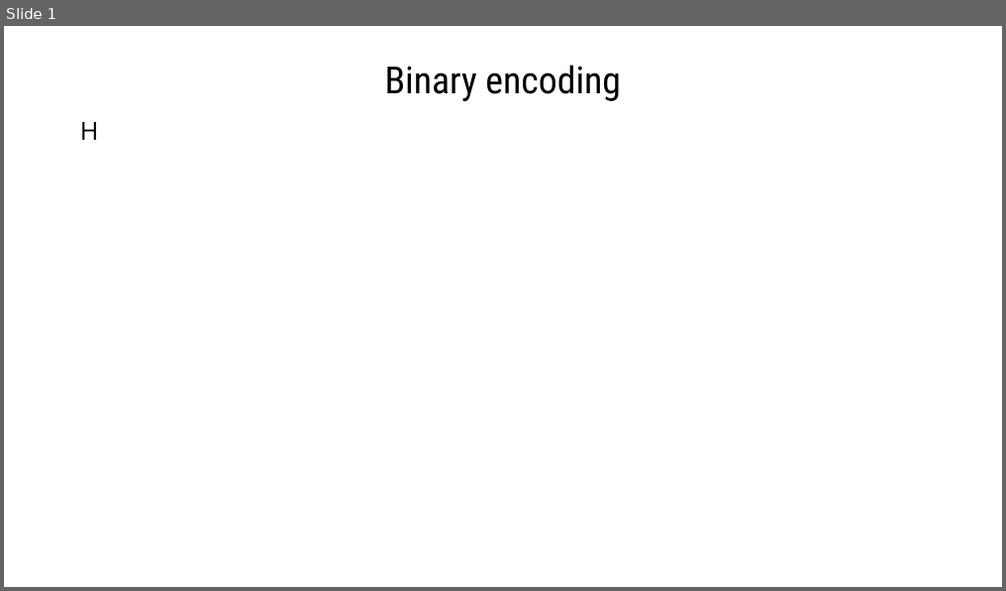
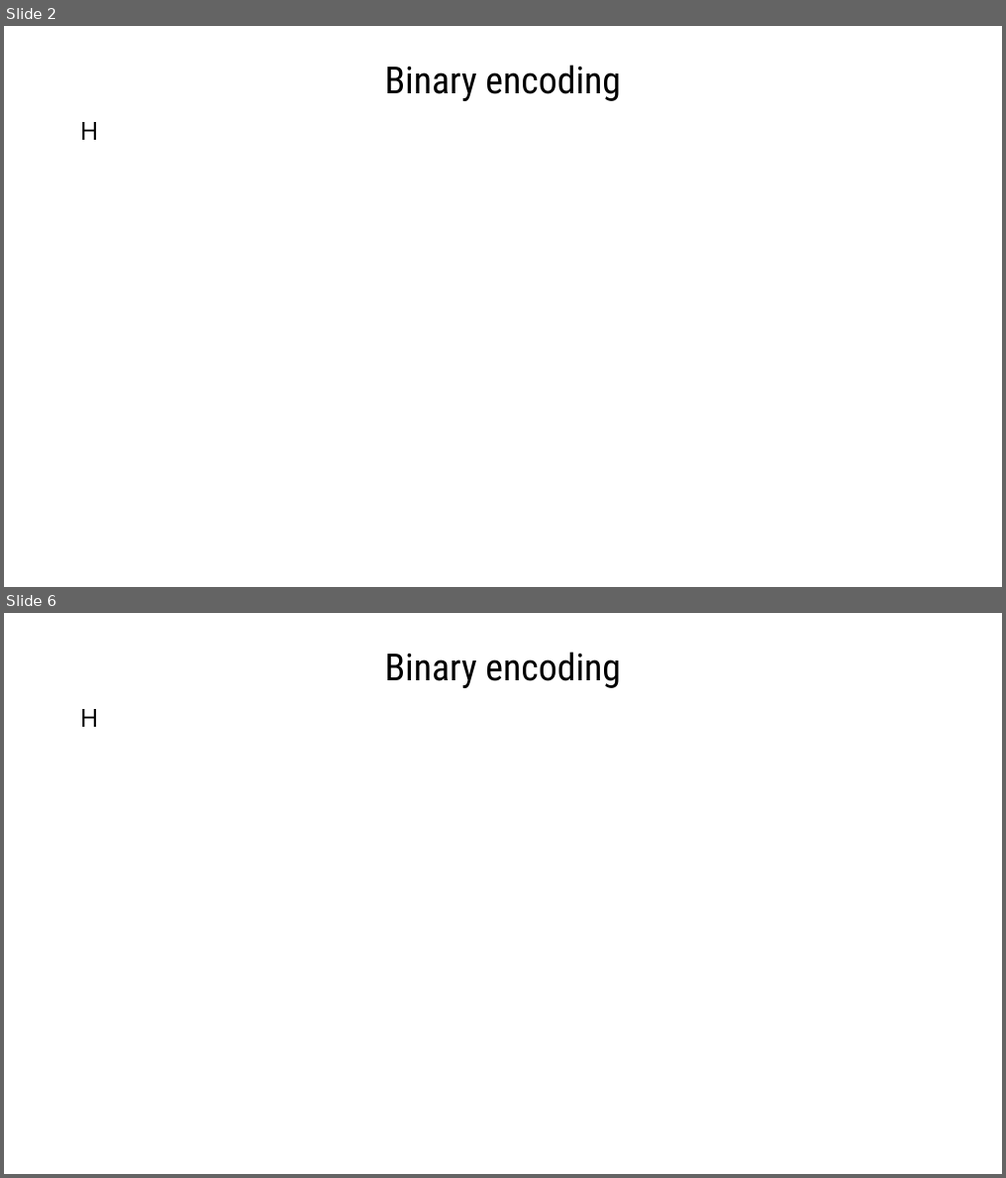
Before and after one commit to gmrr40058/data-science-ml-python-ostad, a slide deck: My Note and Practice/Text to Numerical Data Conversion/Categorical(Text to Numeric) data conversion-CTtN/Nominal Data/CTNtN2. Binary Encoding/Binary Encoding.pptx. Shown one above the other, each under a label of ours: slide 1 before the commit, slides 2 and 6 after it; the slides between them are not shown. The pictures are 1006x591 and 1006x1178 pixels, drawn with LibreOffice and Linux fonts; fonts in the diff are those of the drawing. Boxes give left, top, right and bottom in pixels: in the first picture for what was removed or moved away, otherwise in the second. Text is boxed around its words. In the diff, an @@ line names an element or a change of style, - is before the commit and + after.

```diff
--- a/My Note and Practice/Text to Numerical Data Conversion/Categorical(Text to Numeric) data conversion-CTtN/Nominal Data/CTNtN2. Binary Encoding/Binary Encoding.pptx
+++ b/My Note and Practice/Text to Numerical Data Conversion/Categorical(Text to Numeric) data conversion-CTtN/Nominal Data/CTNtN2. Binary Encoding/Binary Encoding.pptx
@@ slide 6 added at <box>4,613,1002,1174</box>, background #FFFFFF @@
@@ title added at <box>385,652,621,688</box>, 36 pt, text #000000 @@
+Binary encoding
@@ text added at <box>80,709,99,727</box>, 24 pt, text #000000 @@
+H
@@ what was slide 1 is now slide 2 @@
```
Also in this commit, not shown: 10 other slides added, 6 other files.
